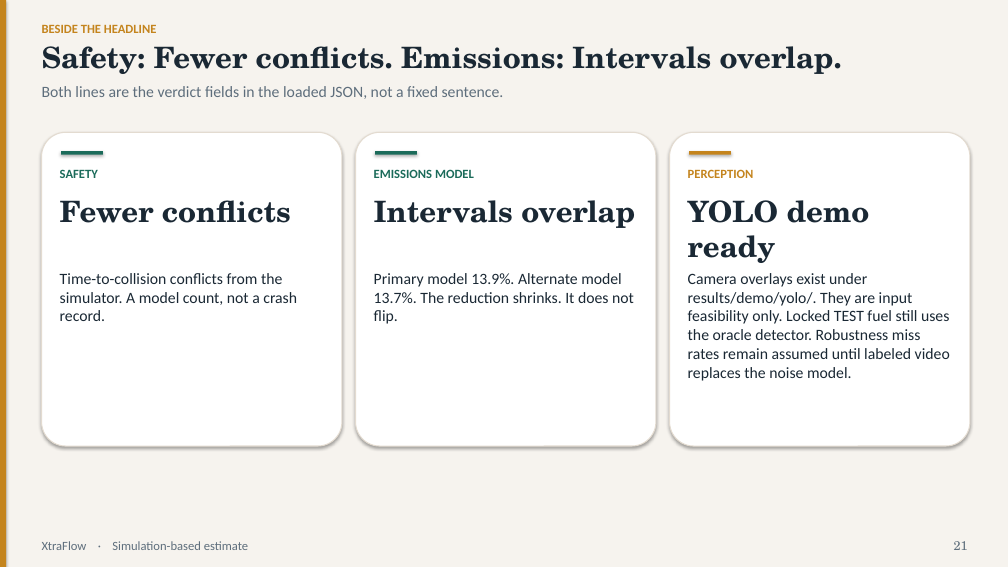
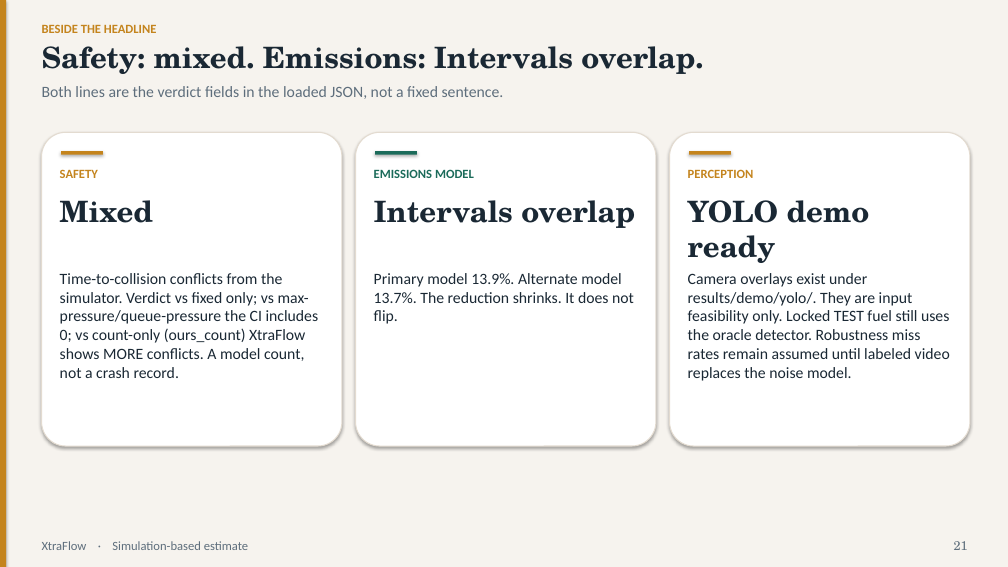
Before and after one commit to couder-04/XtraFlow, a slide deck: slide 21 of results/deck.pptx. Drawn at 1008x567 pixels with LibreOffice and Linux fonts; fonts in the diff are those of the drawing. Boxes give left, top, right and bottom in pixels: in the first picture for what was removed or moved away, otherwise in the second. Text is boxed around its words. In the diff, an @@ line names an element or a change of style, - is before the commit and + after.

Commit message:
Tighten safety and sensitivity caveats in STATE and the deck.
Flag that raw_runs predates controller edits, soften the safety/scaling slides, and regenerate deck.pptx.

```diff
--- a/results/deck.pptx
+++ b/results/deck.pptx
@@ text at [42, 46, 703, 74]: text changed @@
-Safety: Fewer conflicts. Emissions: Intervals overlap.
+Safety: mixed. Emissions: Intervals overlap.
@@ text "SAFETY" at [60, 169, 98, 178]: text colour #1B6B5A to #C4841D @@
@@ rectangle at [61, 151, 103, 154]: fill #1B6B5A to #C4841D @@
@@ text at [60, 200, 153, 223]: text changed @@
-Fewer conflicts
+Mixed
@@ text at [60, 273, 319, 378]: text changed @@
-Time-to-collision conflicts from the simulator. A model count, not a crash record.
+Time-to-collision conflicts from the simulator. Verdict vs fixed only; vs max-pressure/queue-pressure the CI includes 0; vs count-only (ours_count) XtraFlow shows MORE conflicts. A model count, not a crash record.
```
Also in this commit, not shown: 2 other slides changed, 2 other files.
